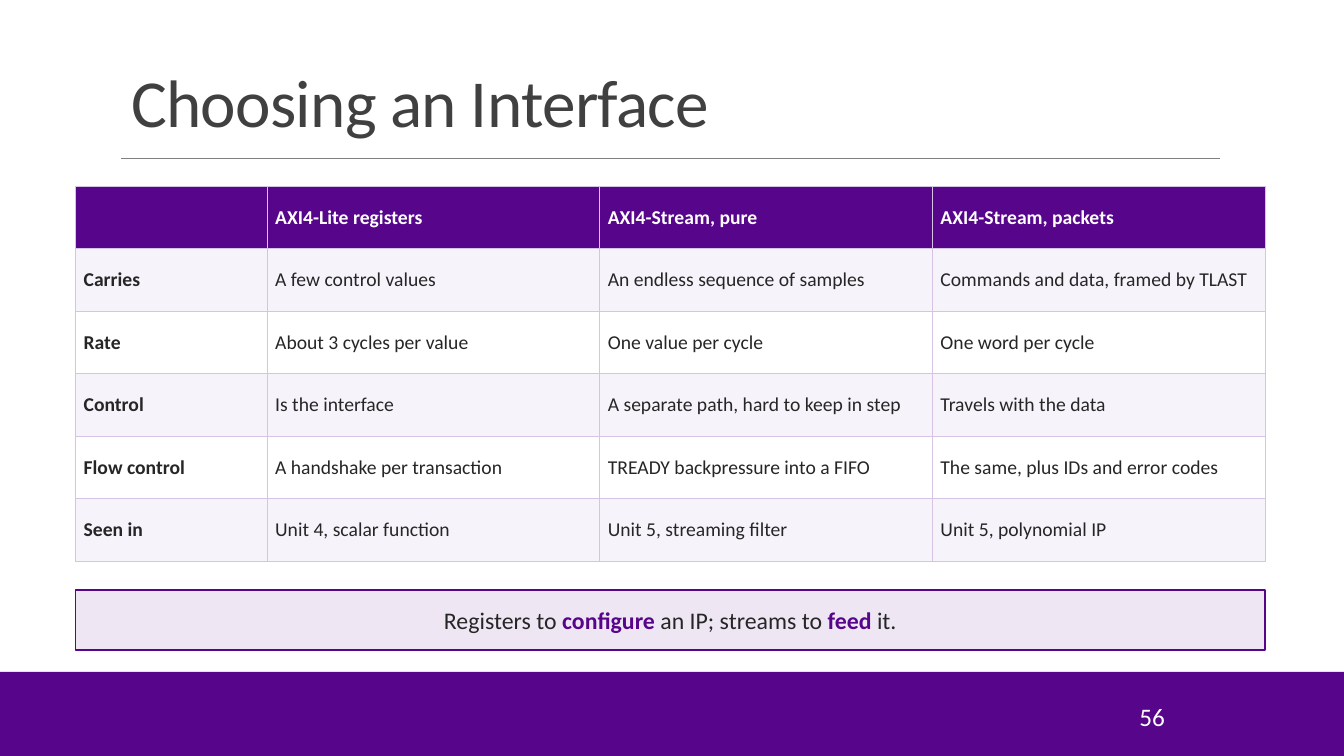
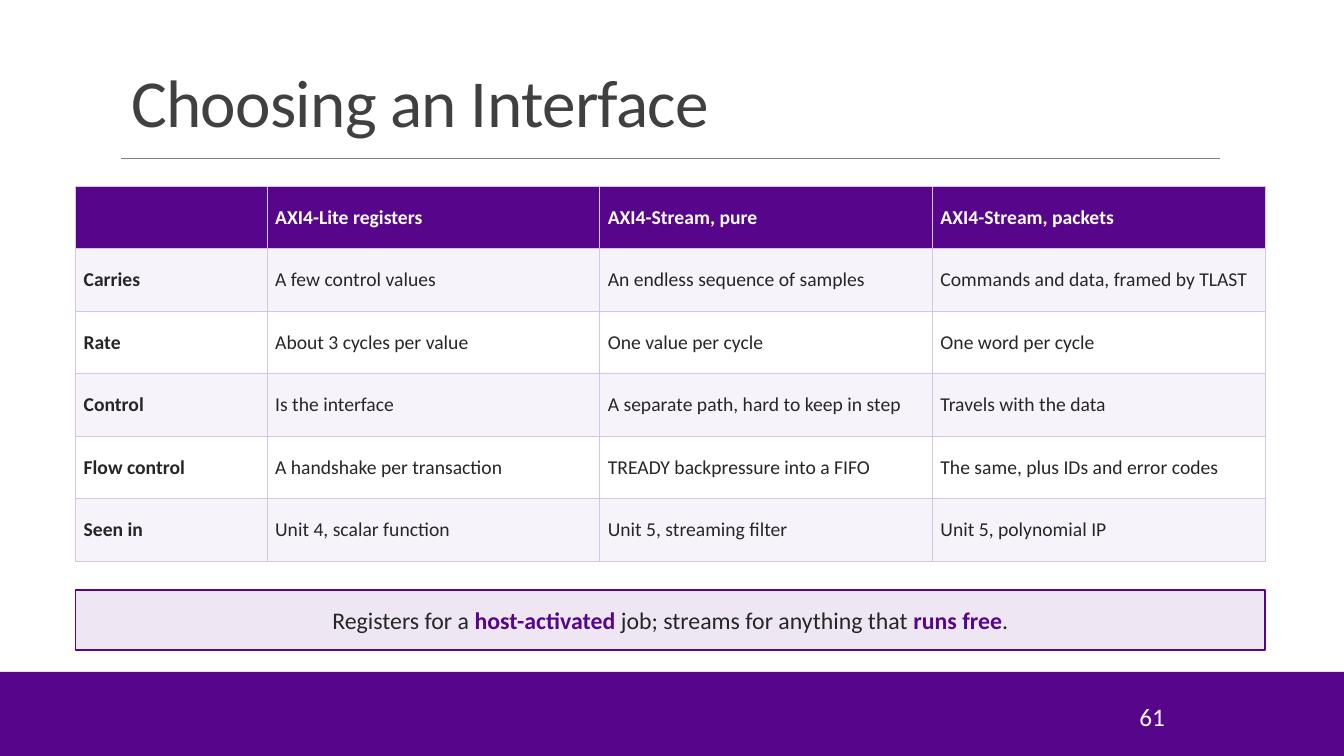
Before and after one commit to sdrangan/hwdesign, a slide deck: slide 61 of units/unit05_fifo/fifo.pptx (slide 56 before the commit). Drawn at 1344x756 pixels with LibreOffice and Linux fonts; fonts in the diff are those of the drawing; background and template pictures are left out. Boxes give left, top, right and bottom in pixels: in the first picture for what was removed or moved away, otherwise in the second. Text is boxed around its words. In the diff, an @@ line names an element or a change of style, - is before the commit and + after.

```diff
--- a/units/unit05_fifo/fifo.pptx
+++ b/units/unit05_fifo/fifo.pptx
@@ text in rectangle at <box>332,612,1008,633</box>: text changed @@
-Registers to configure an IP; streams to feed it.
+Registers for a host-activated job; streams for anything that runs free.
@@ page number at <box>1139,709,1165,726</box>: text changed @@
-56
+61
```
Also in this commit, not shown: 8 other slides changed, 9 slides added, 4 slides removed, 1 other file.
